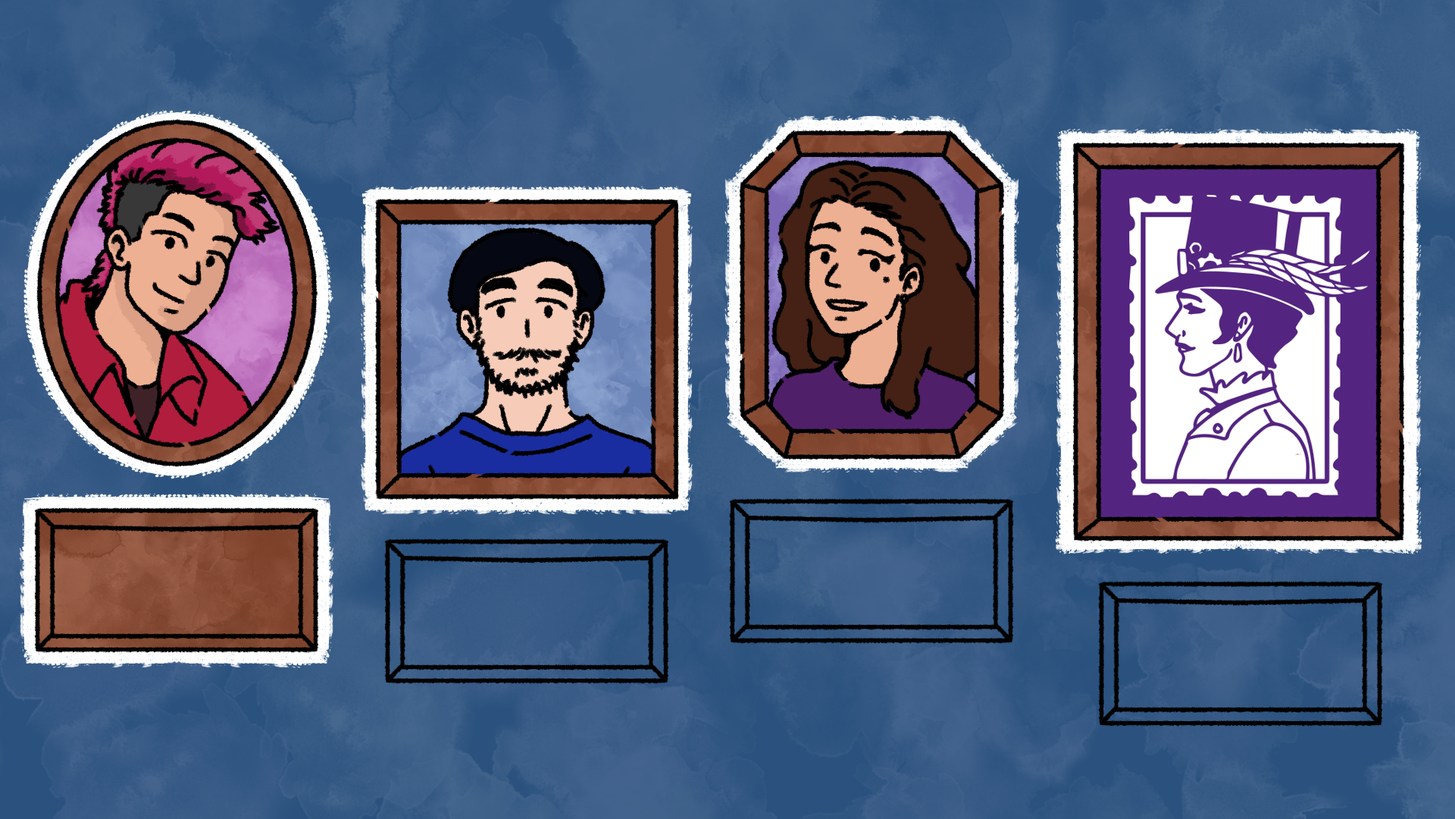
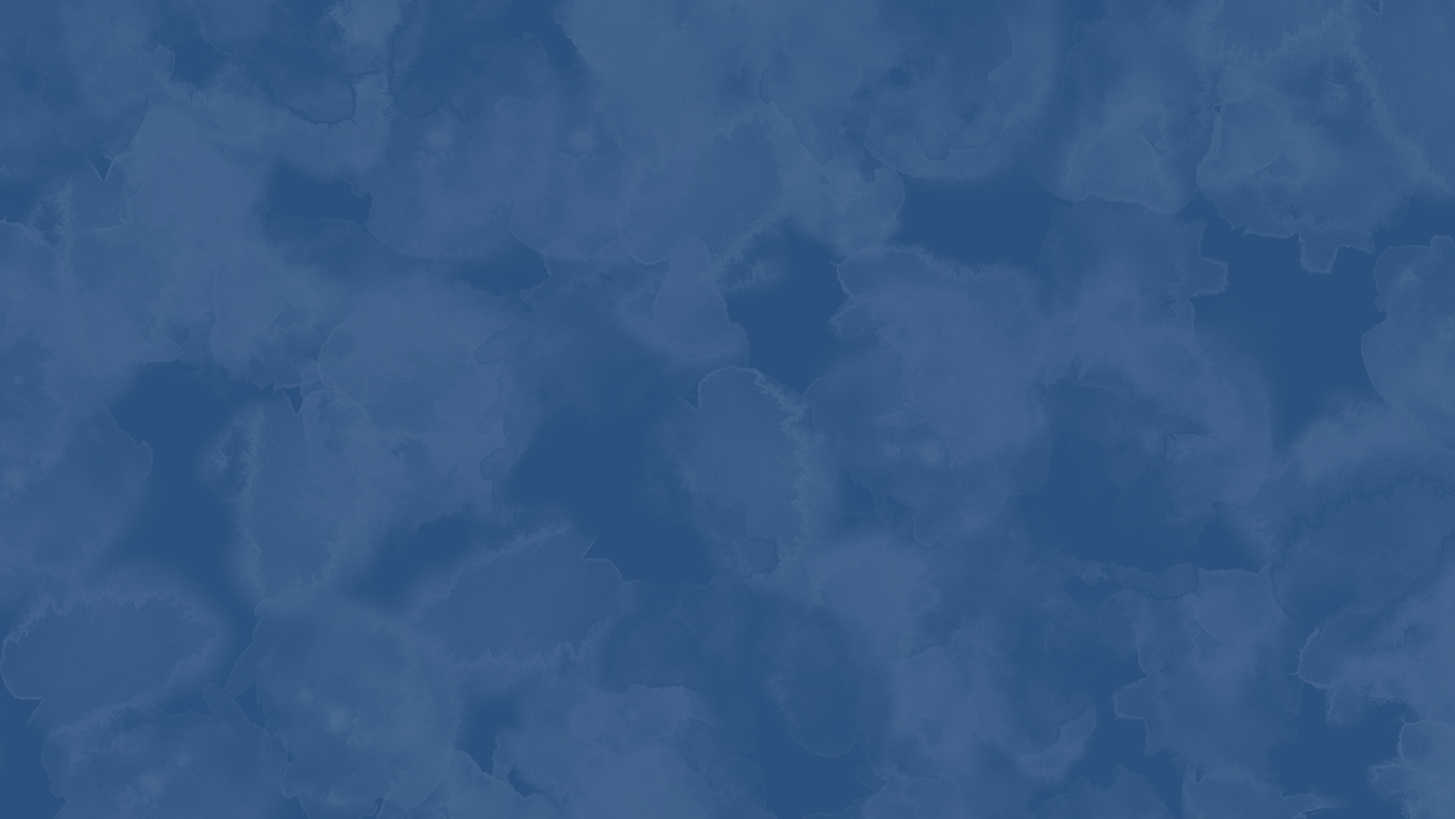
Layers edited between the first and the second 1455 × 819 image:
moved "line_molduras Mescladas" into group "Agrupar 12" over [18, 109, 1423, 727]
moved "line_personagens Mescladas" into group "Agrupar 12" over [48, 109, 1019, 534]
moved "PINTURA" into group "Agrupar 12" over [18, 109, 1423, 727]
painted on "Pintar camada 9" over [18, 109, 1423, 727]
painted on "Pintar camada 11" over [18, 109, 1310, 727]
moved "outline_molduras" into group "Agrupar 12" over [18, 109, 1423, 583]
moved "outline_nomes" into group "Agrupar 12" over [18, 485, 389, 680]
